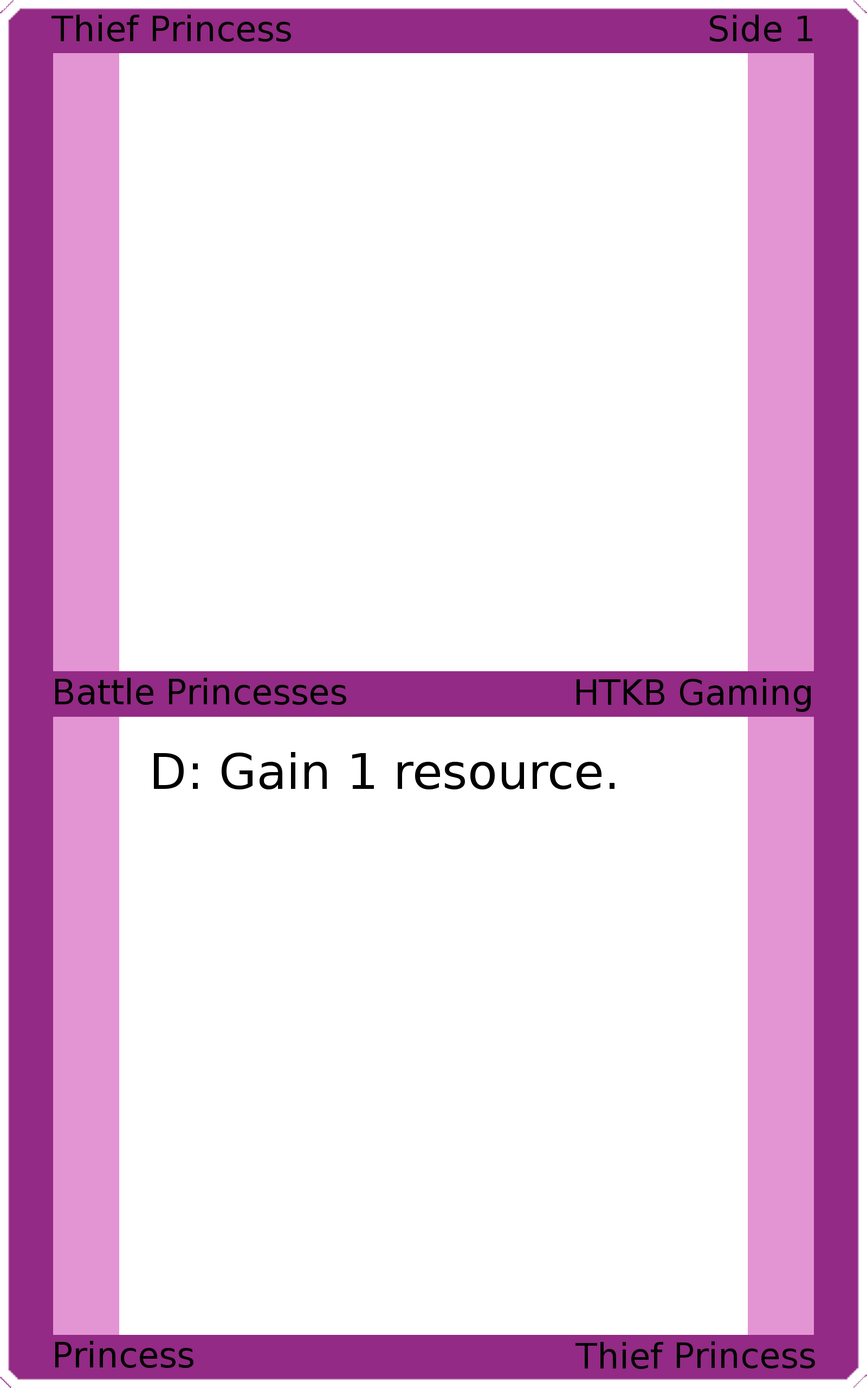
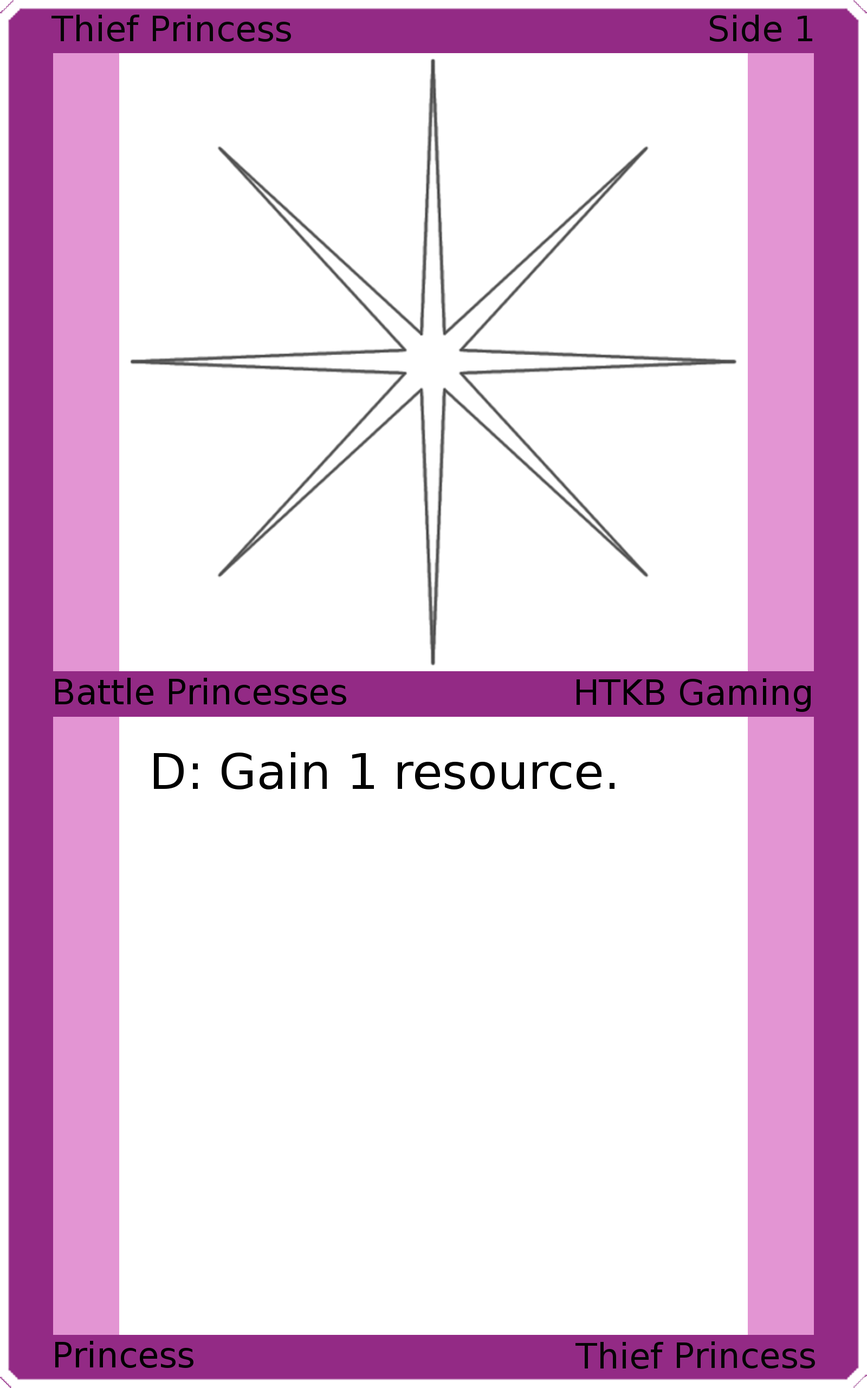
Layer changes from the first 867 × 1388 image to the second:
added layer "Art" above "Top Background" over (x1=129, y1=57, x2=738, y2=666)
